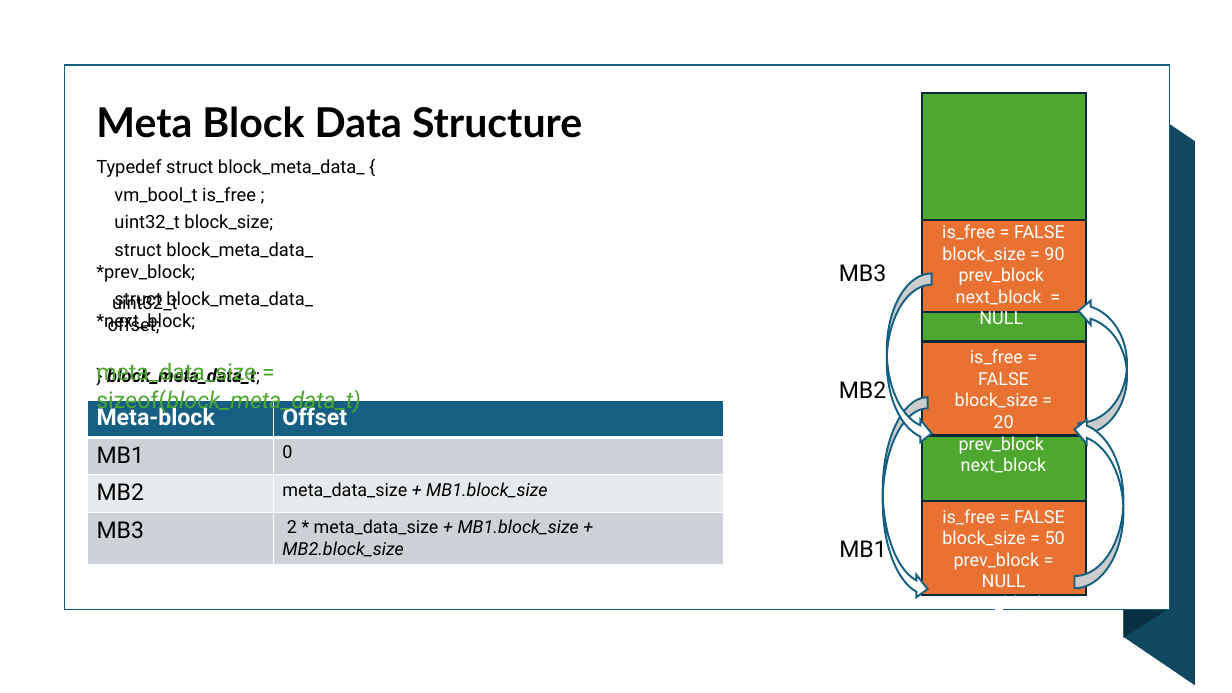
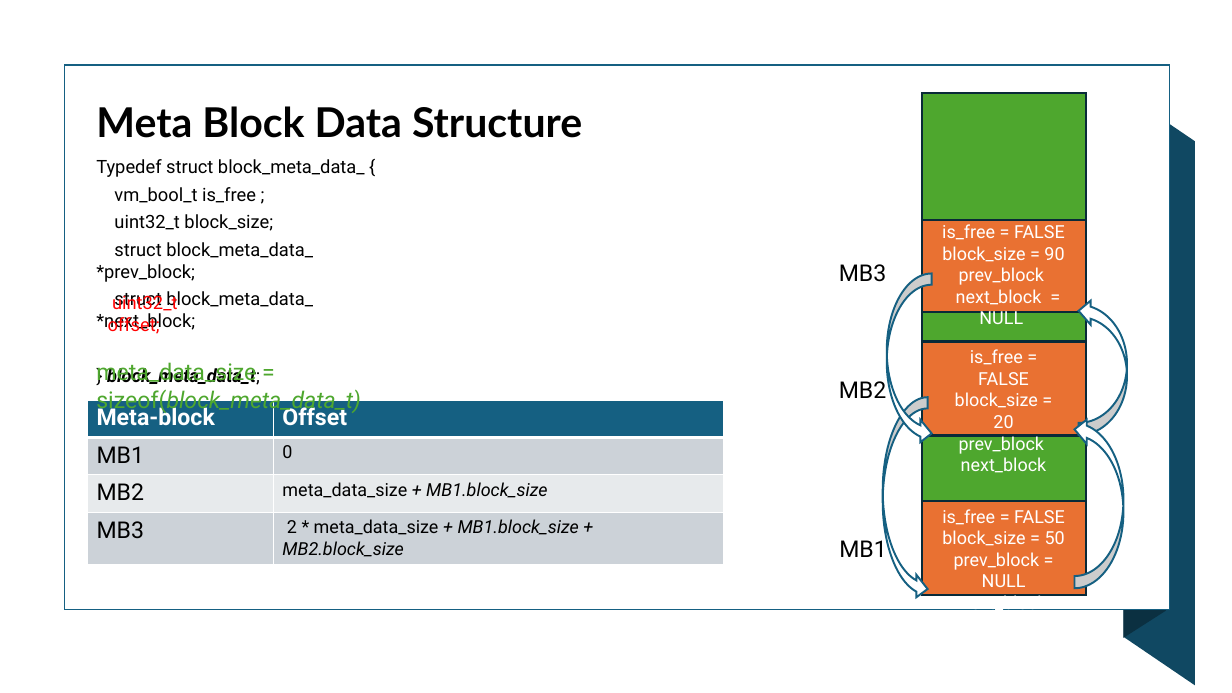
Before and after one commit to Mahmoud-Abdelraouf/STmicro-System-Programming-under-Linux, a slide deck: slide 29 of 04.Advanced/Tasks/Heap_Memory_Manager/Project_Documentation/HeapMemoryManager.pptx. Drawn at 1232x693 pixels with LibreOffice and Linux fonts; fonts in the diff are those of the drawing. Boxes give left, top, right and bottom in pixels: in the first picture for what was removed or moved away, otherwise in the second. Text is boxed around its words. In the diff, an @@ line names an element or a change of style, - is before the commit and + after.

Commit message:
update the presentation

```diff
--- a/04.Advanced/Tasks/Heap_Memory_Manager/Project_Documentation/HeapMemoryManager.pptx
+++ b/04.Advanced/Tasks/Heap_Memory_Manager/Project_Documentation/HeapMemoryManager.pptx
@@ text "uint32_t offset;" at (x1=108, y1=292, x2=177, y2=334): text colour #000000 to #FF0000 @@
```
Also in this commit, not shown: 1 other slide changed, 2 slides added, 1 slide removed.
